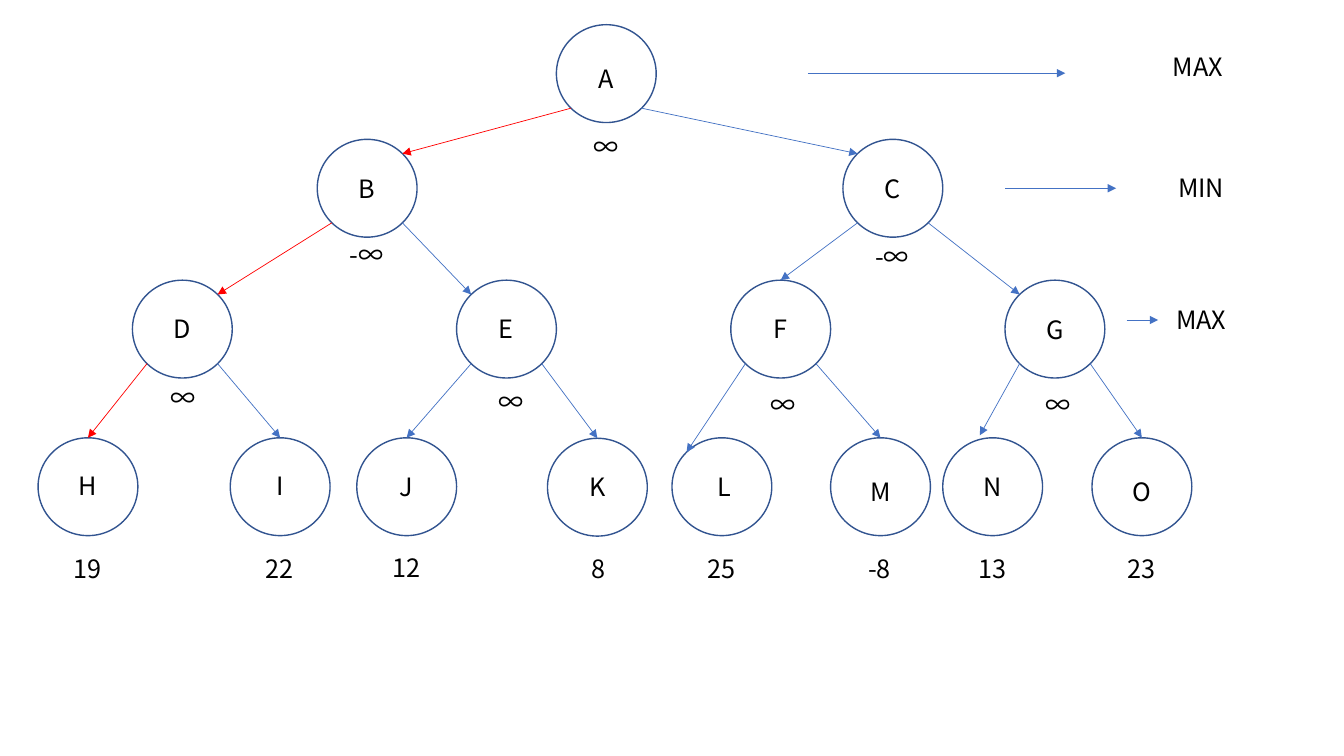
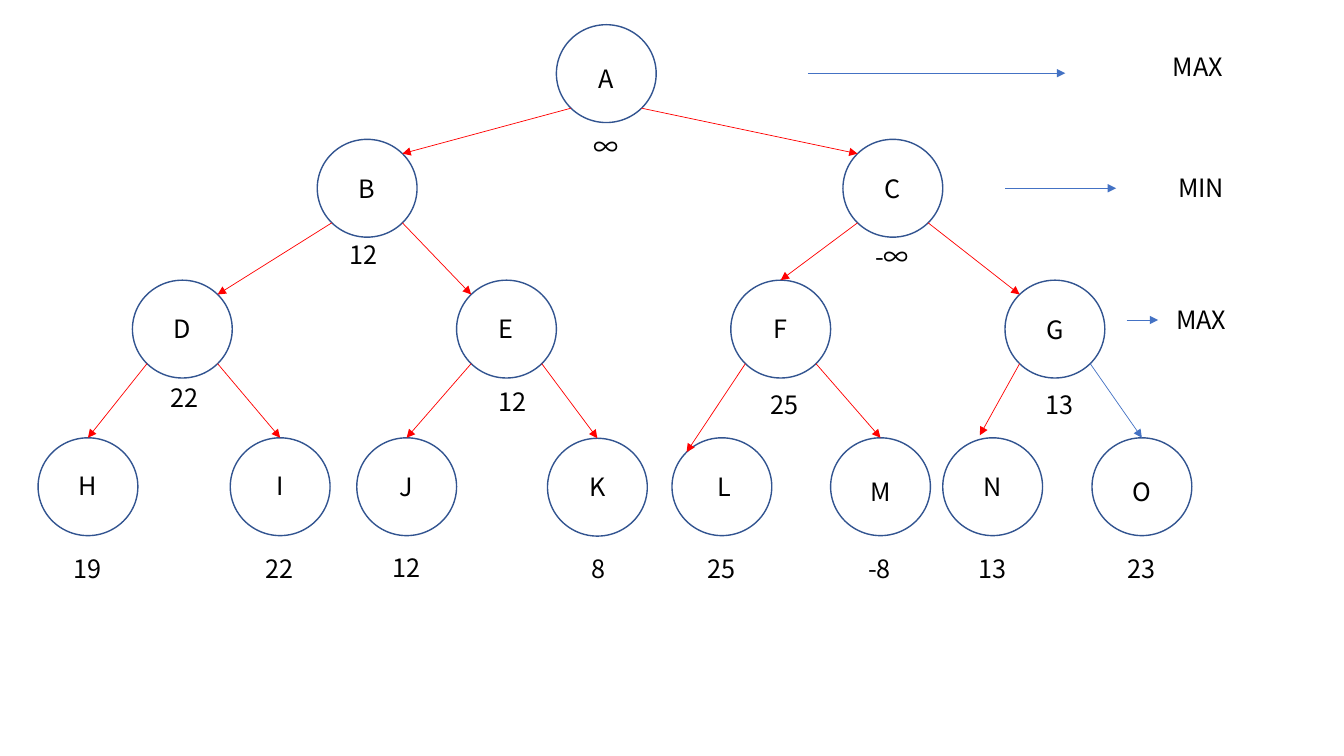
Before and after one commit to JunRock/3Grade, a slide deck: slide 10 of 인공지능/다신 듣지 말것.pptx (slide 9 before the commit). Drawn at 1344x756 pixels with LibreOffice and Linux fonts; fonts in the diff are those of the drawing. Boxes give left, top, right and bottom in pixels: in the first picture for what was removed or moved away, otherwise in the second. Text is boxed around its words. In the diff, an @@ line names an element or a change of style, - is before the commit and + after.

```diff
--- a/인공지능/다신 듣지 말것.pptx
+++ b/인공지능/다신 듣지 말것.pptx
@@ arrow (641, 108) - (858, 153): stroke #4472C4 0.5 pt to #FF0000 0.5 pt @@
@@ arrow (402, 223) - (471, 294): stroke #4472C4 0.5 pt to #FF0000 0.5 pt @@
@@ arrow (858, 223) - (781, 280): stroke #4472C4 0.5 pt to #FF0000 0.5 pt @@
@@ arrow (929, 223) - (1020, 294): stroke #4472C4 0.5 pt to #FF0000 0.5 pt @@
@@ text at [350, 245, 378, 264]: text changed @@
--∞
+12
@@ text at [171, 388, 199, 407]: text changed @@
-∞
+22
@@ arrow (218, 364) - (280, 438): stroke #4472C4 0.5 pt to #FF0000 0.5 pt @@
@@ arrow (471, 364) - (406, 438): stroke #4472C4 0.5 pt to #FF0000 0.5 pt @@
@@ arrow (541, 364) - (598, 439): stroke #4472C4 0.5 pt to #FF0000 0.5 pt @@
@@ arrow (746, 364) - (687, 453): stroke #4472C4 0.5 pt to #FF0000 0.5 pt @@
@@ arrow (817, 364) - (881, 438): stroke #4472C4 0.5 pt to #FF0000 0.5 pt @@
@@ arrow (1020, 364) - (980, 436): stroke #4472C4 0.5 pt to #FF0000 0.5 pt @@
@@ text at [499, 392, 527, 411]: text changed @@
-∞
+12
@@ text at [771, 395, 799, 415]: text changed @@
-∞
+25
@@ text at [1045, 395, 1073, 415]: text changed @@
-∞
+13
```
Also in this commit, not shown: 8 other slides changed, 52 slides added, 1 slide removed, 2 other files.
